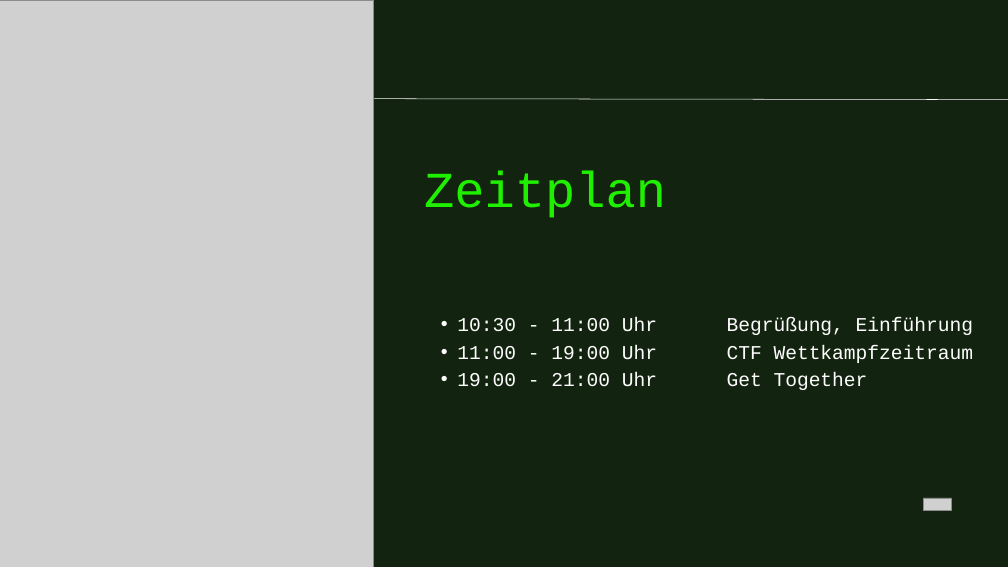
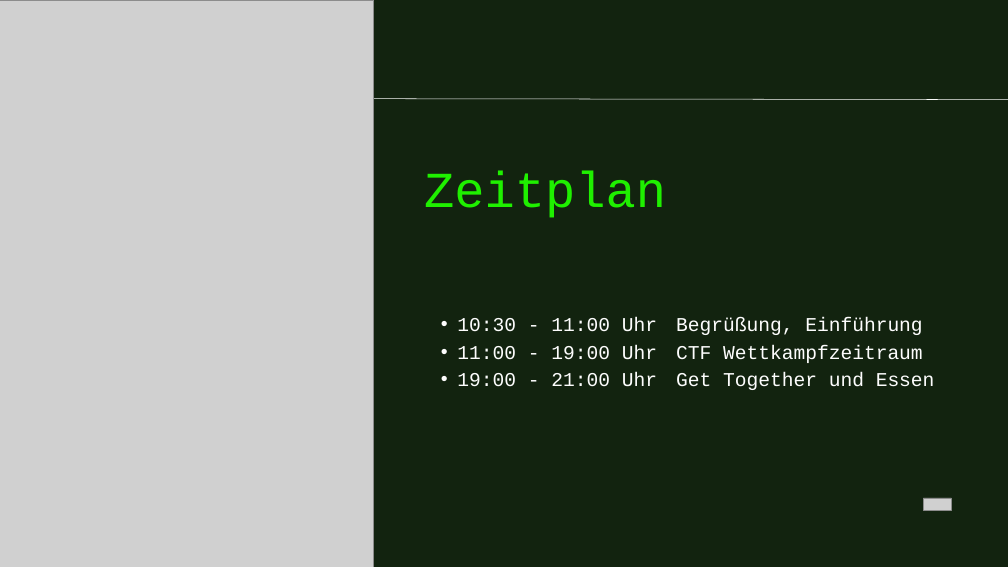
Before and after one commit to 0xFFD700/Neuland-CTF-2022, a slide deck: slide 6 of Papierkram/Neuland_CTF.pptx (slide 5 before the commit). Drawn at 1008x567 pixels with LibreOffice and Linux fonts; fonts in the diff are those of the drawing; grey boxes stand for pictures. Boxes give left, top, right and bottom in pixels: in the first picture for what was removed or moved away, otherwise in the second. Text is boxed around its words. In the diff, an @@ line names an element or a change of style, - is before the commit and + after.

```diff
--- a/Papierkram/Neuland_CTF.pptx
+++ b/Papierkram/Neuland_CTF.pptx
@@ text at (457,372,935,390): text changed @@
-  • 19:00 - 21:00 Uhr Get Together
+  • 19:00 - 21:00 Uhr Get Together und Essen
```
Also in this commit, not shown: 5 other slides changed, 1 slide added, 1 other file.
